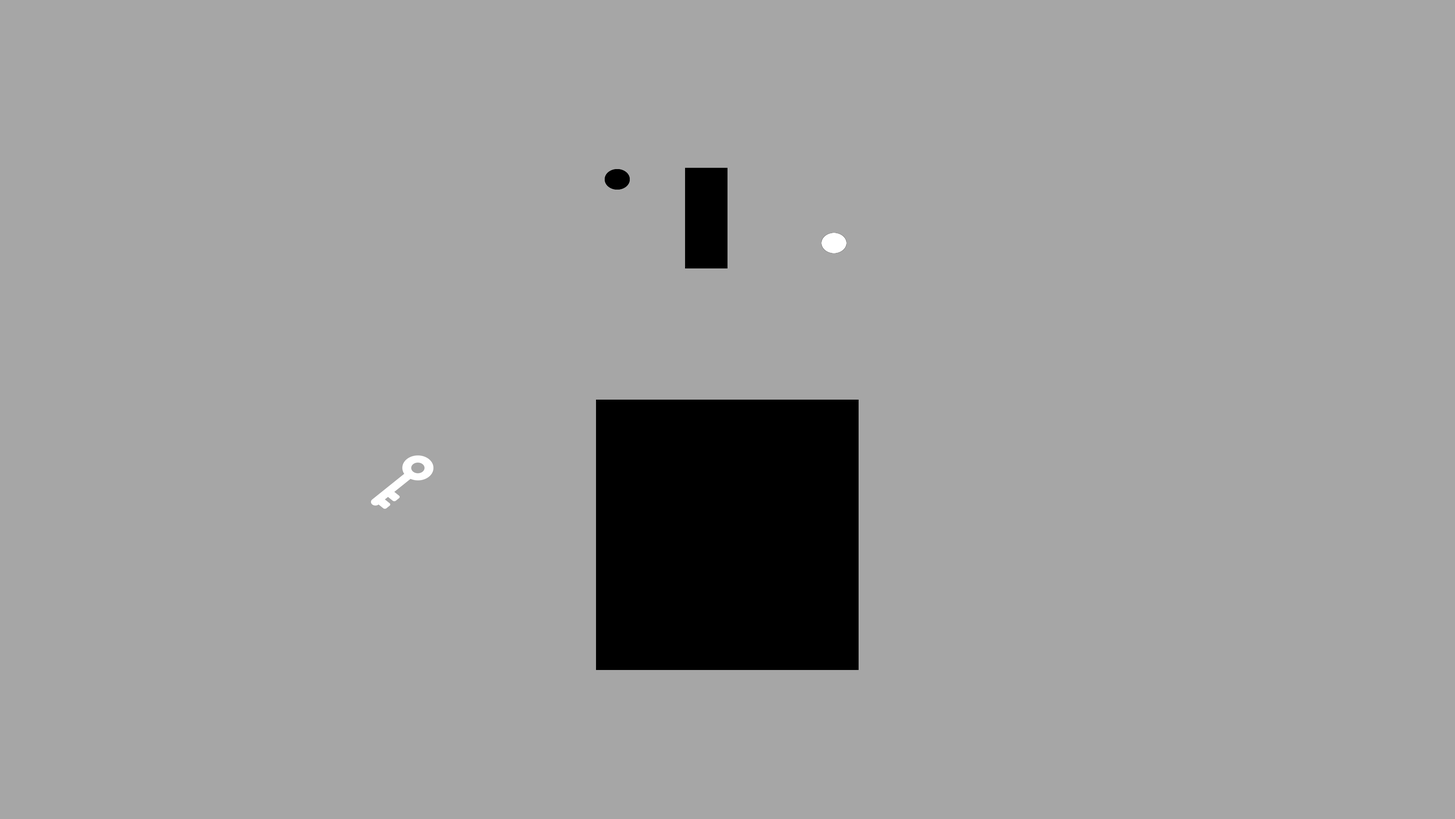
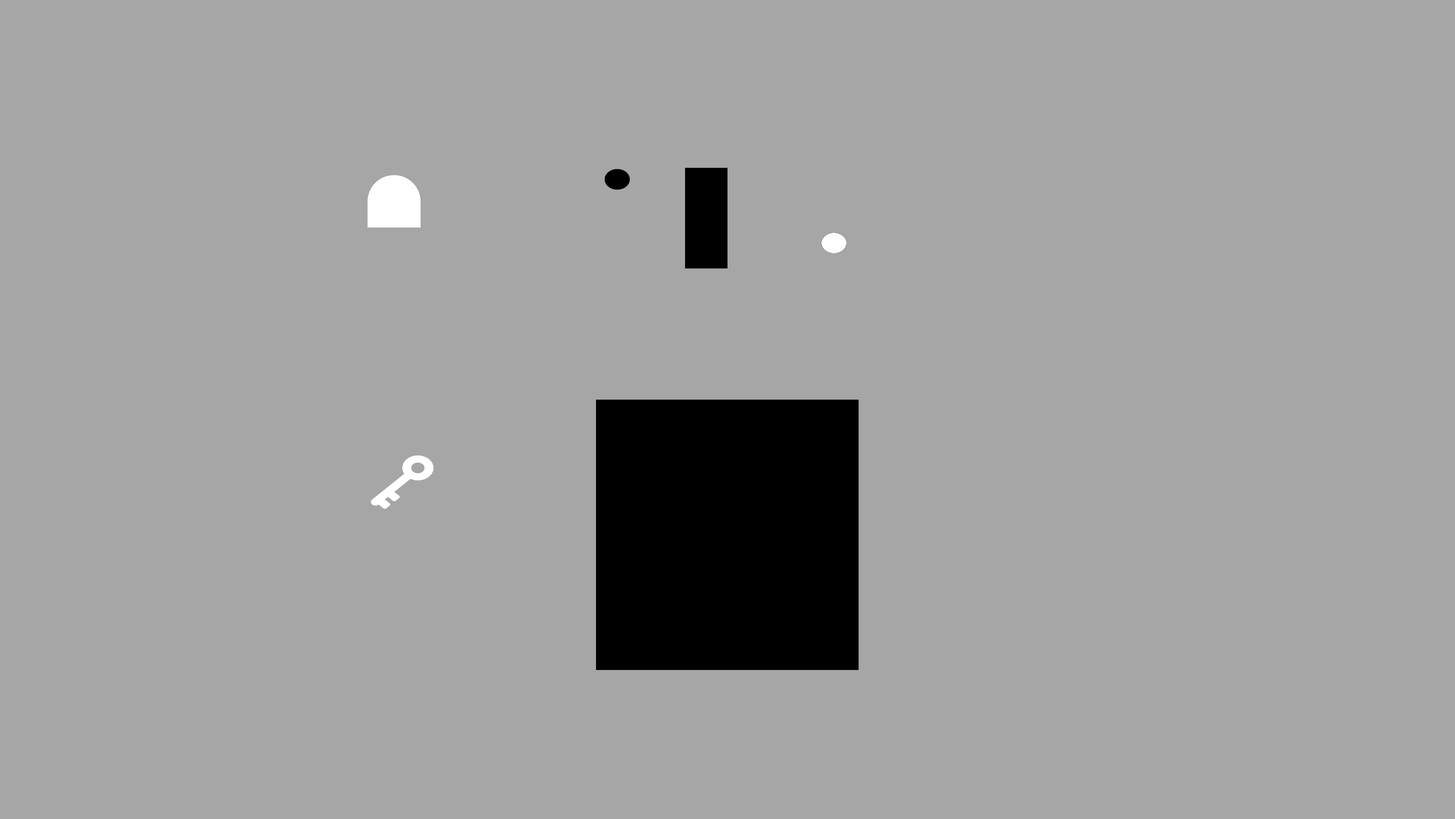
Before/after of a 1455 x 819 layered artwork. What changed in the layer stack:
added layer "Enemy" above "Key" over 367, 175, 421, 228
